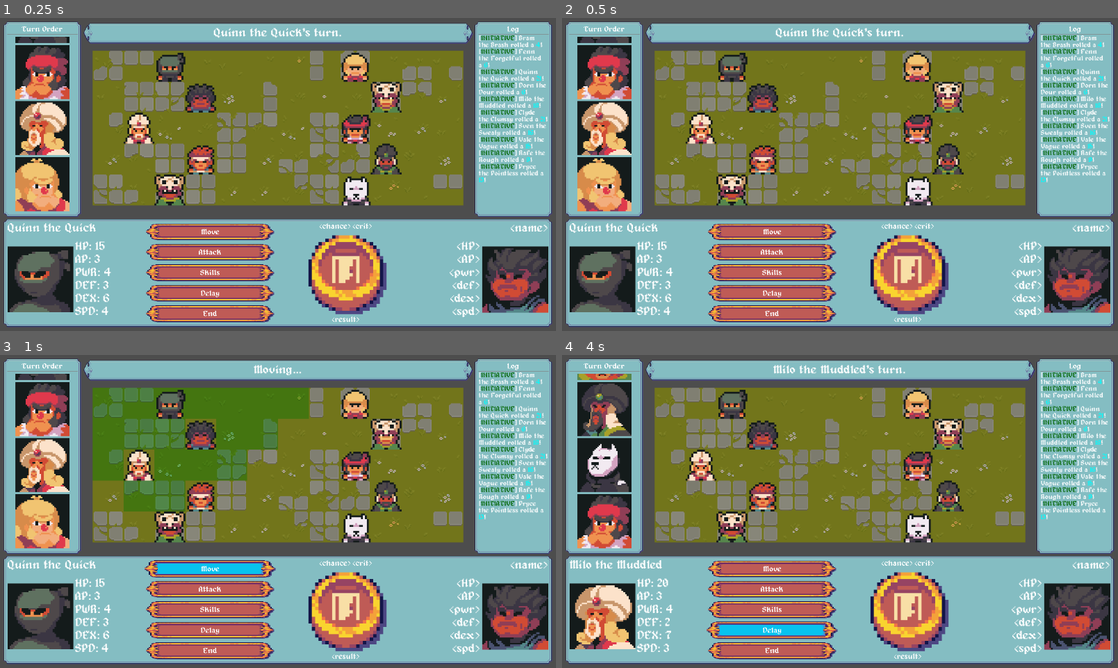
Above: before the commit, frames 1-4 (two rows, left to right).
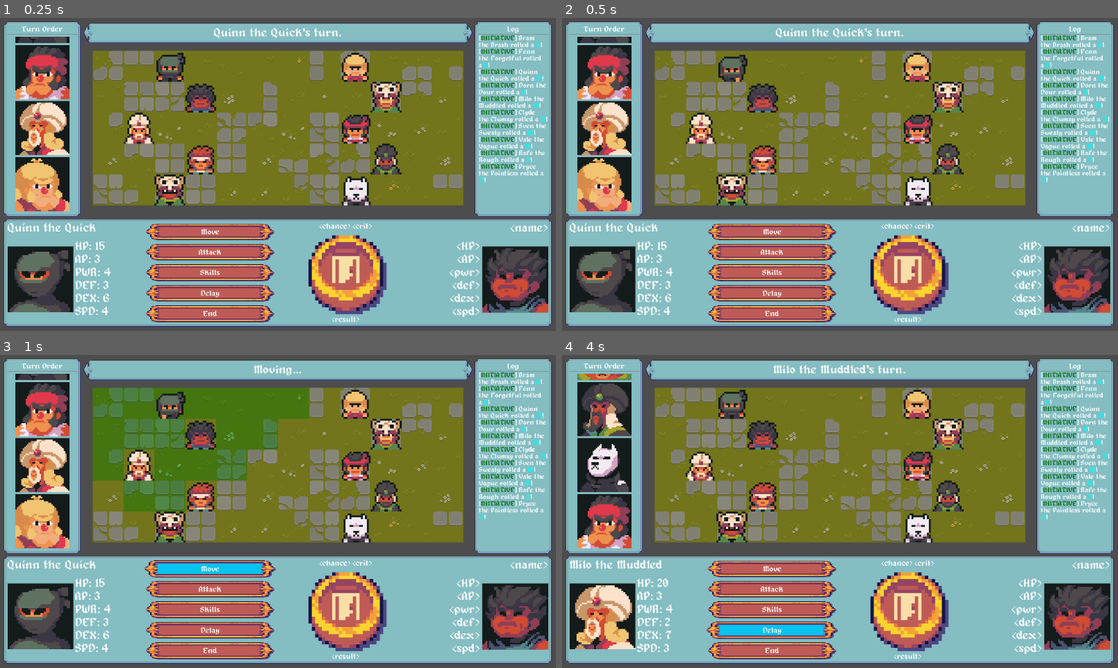
Above: after the commit, the same moments.

Repository: TheOnliestMattastic/Battle-Tactics-Arena
Game: Godot game, scene res://scenes/game.tscn
Same seed, same stepped clock (60 frames per second), same inputs: the game is played once before the commit and once after it.
Inputs (mouse positions are in pixels of both pictures, inside the frame that each line leads up to):
- Up to frame 1 (0.25 s): no input
- Up to frame 2 (0.5 s): no input
- Up to frame 3 (1 s): click (211, 567) at 0.5 s
- Up to frame 4 (4 s): click (773, 589) at 1.25 s; click (773, 608) at 2 s; click (773, 652) at 2.75 s; click (773, 630) at 3.5 s

Frame 1 is identical in both runs. In frame 2, 0.2% of the frame differs, in the area x 28-34%, y 11-21%; in frame 3, 0.2%; in frame 4, 0.3%, in the area x 22-28%, y 30-41%.

Commit message:
Built and configured first unique ability.

Diff:
--- a/resources/brawler_blue.tres
+++ b/resources/brawler_blue.tres
@@ -2,6 +2,7 @@
 
 [ext_resource type="Texture2D" uid="uid://daylhmw7gyq1x" path="res://assets/sprites/chars/brawlerBlue/Faceset.png" id="1_2wcdi"]
 [ext_resource type="Script" uid="uid://h8dpm7kjod7v" path="res://scripts/res/res_ActorData.gd" id="1_b7uan"]
+[ext_resource type="Script" uid="uid://coa45myn0p2l4" path="res://scripts/res/res_AbilityData.gd" id="1_oveh3"]
 [ext_resource type="Texture2D" uid="uid://dx8g4fidsdy25" path="res://assets/sprites/chars/brawlerBlue/SpriteSheet.png" id="2_bioop"]
 
 [resource]
@@ -9,5 +10,6 @@
 name = "Bram the Brash"
 spritesheet = ExtResource("2_bioop")
 faceset = ExtResource("1_2wcdi")
-alignment = "Vanguard"
+alignment = null
+range = 0
 metadata/_custom_type_script = "uid://h8dpm7kjod7v"
--- a/resources/brawler_red.tres
+++ b/resources/brawler_red.tres
@@ -1,6 +1,7 @@
 [gd_resource type="Resource" script_class="ActorData" format=3 uid="uid://bku3wcwl3thpp"]
 
 [ext_resource type="Texture2D" uid="uid://frm0ox8svxum" path="res://assets/sprites/chars/brawlerRed/Faceset.png" id="1_76xik"]
+[ext_resource type="Script" uid="uid://coa45myn0p2l4" path="res://scripts/res/res_AbilityData.gd" id="1_b4l2s"]
 [ext_resource type="Script" uid="uid://h8dpm7kjod7v" path="res://scripts/res/res_ActorData.gd" id="1_h5ovt"]
 [ext_resource type="Texture2D" uid="uid://dgl87xxg0olsn" path="res://assets/sprites/chars/brawlerRed/SpriteSheet.png" id="2_h5ovt"]
 
@@ -9,7 +10,8 @@
 name = "Clyde the Clumsy"
 spritesheet = ExtResource("2_h5ovt")
 faceset = ExtResource("1_76xik")
-alignment = "Flank"
+alignment = null
+range = 0
 max_hp = 20
 def = 4
 metadata/_custom_type_script = "uid://h8dpm7kjod7v"
--- a/resources/fighter_red.tres
+++ b/resources/fighter_red.tres
@@ -1,5 +1,6 @@
 [gd_resource type="Resource" script_class="ActorData" format=3 uid="uid://u0nuwsc4a5o"]
 
+[ext_resource type="Script" uid="uid://coa45myn0p2l4" path="res://scripts/res/res_AbilityData.gd" id="1_8bqds"]
 [ext_resource type="Script" uid="uid://h8dpm7kjod7v" path="res://scripts/res/res_ActorData.gd" id="1_c4ud8"]
 [ext_resource type="Texture2D" uid="uid://dtnjsbdix0ke7" path="res://assets/sprites/chars/fighterRed/Faceset.png" id="1_dqiy0"]
 [ext_resource type="Texture2D" uid="uid://csvwpuf36af6d" path="res://assets/sprites/chars/fighterRed/SpriteSheet.png" id="2_c4ud8"]
@@ -10,6 +11,7 @@
 spritesheet = ExtResource("2_c4ud8")
 faceset = ExtResource("1_dqiy0")
 alignment = "Flank"
+range = null
 max_hp = 20
 pwr = 7
 def = 3
--- a/resources/ninja_black.tres
+++ b/resources/ninja_black.tres
@@ -1,6 +1,7 @@
 [gd_resource type="Resource" script_class="ActorData" format=3 uid="uid://npyyjre4kfre"]
 
 [ext_resource type="Texture2D" uid="uid://xvaredhneb8w" path="res://assets/sprites/chars/ninjaBlack/Faceset.png" id="1_7uc5x"]
+[ext_resource type="Script" uid="uid://coa45myn0p2l4" path="res://scripts/res/res_AbilityData.gd" id="1_ubbjp"]
 [ext_resource type="Script" uid="uid://h8dpm7kjod7v" path="res://scripts/res/res_ActorData.gd" id="1_vutug"]
 [ext_resource type="Texture2D" uid="uid://bcg4yihq0mvi5" path="res://assets/sprites/chars/ninjaBlack/SpriteSheet.png" id="2_iaeln"]
 
@@ -9,9 +10,11 @@
 name = "Quinn the Quick"
 spritesheet = ExtResource("2_iaeln")
 faceset = ExtResource("1_7uc5x")
-alignment = "Vanguard"
+alignment = null
+role = null
 pwr = 4
 def = 3
 dex = 6
 spd = 4
+attack_range = null
 metadata/_custom_type_script = "uid://h8dpm7kjod7v"
--- a/resources/scout_masked.tres
+++ b/resources/scout_masked.tres
@@ -1,8 +1,10 @@
 [gd_resource type="Resource" script_class="ActorData" format=3 uid="uid://cvmd5eo1uvxvj"]
 
 [ext_resource type="Texture2D" uid="uid://mt377b5uvu21" path="res://assets/sprites/chars/scoutMasked/Faceset.png" id="1_4bhcl"]
+[ext_resource type="Script" uid="uid://coa45myn0p2l4" path="res://scripts/res/res_AbilityData.gd" id="1_snehm"]
 [ext_resource type="Script" uid="uid://h8dpm7kjod7v" path="res://scripts/res/res_ActorData.gd" id="1_yjfyb"]
 [ext_resource type="Texture2D" uid="uid://g4lw5e1r3qdn" path="res://assets/sprites/chars/scoutMasked/SpriteSheet.png" id="2_drks0"]
+[ext_resource type="Resource" uid="uid://dvpcblj0cto3p" path="res://resources/snipe_ability.tres" id="2_niv5o"]
 
 [resource]
 script = ExtResource("1_yjfyb")
@@ -10,8 +12,11 @@
 spritesheet = ExtResource("2_drks0")
 faceset = ExtResource("1_4bhcl")
 alignment = "Flank"
+role = null
 pwr = 4
 def = 4
 dex = 6
 spd = 3
+attack_range = null
+abilities = Array[ExtResource("1_snehm")]([ExtResource("2_niv5o")])
 metadata/_custom_type_script = "uid://h8dpm7kjod7v"
--- /dev/null
+++ b/resources/snipe_ability.tres
@@ -0,0 +1,13 @@
+[gd_resource type="Resource" script_class="SnipeAbility" format=3 uid="uid://dvpcblj0cto3p"]
+
+[ext_resource type="Script" uid="uid://dvqgu0gemlvo2" path="res://scripts/res/res_SnipeAbility.gd" id="1_mk48c"]
+
+[resource]
+script = ExtResource("1_mk48c")
+name = "Snipe"
+description = "Attack target with an extra x1.5 damage for each tile between the target and caster.
+"
+ap_cost = 4
+cast_range = 8
+base_pwr = 0.75
+metadata/_custom_type_script = "uid://dvqgu0gemlvo2"
--- a/scenes/actor.tscn
+++ b/scenes/actor.tscn
@@ -1,8 +1,16 @@
 [gd_scene format=3 uid="uid://djhx7tehfjcsx"]
 
 [ext_resource type="Script" uid="uid://dmsibkxw0osh4" path="res://scripts/entities/ent_Actor.gd" id="1_0qi0m"]
+[ext_resource type="Script" uid="uid://coa45myn0p2l4" path="res://scripts/res/res_AbilityData.gd" id="2_0jvkp"]
 [ext_resource type="Texture2D" uid="uid://dx8g4fidsdy25" path="res://assets/sprites/chars/brawlerBlue/SpriteSheet.png" id="2_35erh"]
-[ext_resource type="Script" uid="uid://cuim36c3j6xxr" path="res://scripts/components/cmp_input.gd" id="5_0jvkp"]
+[ext_resource type="Script" uid="uid://h8dpm7kjod7v" path="res://scripts/res/res_ActorData.gd" id="2_w6j74"]
+
+[sub_resource type="Resource" id="Resource_0jvkp"]
+script = ExtResource("2_w6j74")
+alignment = null
+role = null
+attack_range = null
+metadata/_custom_type_script = "uid://h8dpm7kjod7v"
 
 [sub_resource type="RectangleShape2D" id="RectangleShape2D_yvbpl"]
 size = Vector2(14, 14)
@@ -23,7 +31,7 @@
 }
 
 [sub_resource type="Animation" id="Animation_35erh"]
-resource_name = "active"
+resource_name = "active_down"
 loop_mode = 1
 tracks/0/type = "value"
 tracks/0/imported = false
@@ -38,8 +46,56 @@
 "values": [0, 4, 8, 12]
 }
 
+[sub_resource type="Animation" id="Animation_6iqic"]
+resource_name = "active_left"
+loop_mode = 1
+tracks/0/type = "value"
+tracks/0/imported = false
+tracks/0/enabled = true
+tracks/0/path = NodePath("Sprite:frame")
+tracks/0/interp = 1
+tracks/0/loop_wrap = true
+tracks/0/keys = {
+"times": PackedFloat32Array(0, 0.26666668, 0.5, 0.76666665),
+"transitions": PackedFloat32Array(1, 1, 1, 1),
+"update": 1,
+"values": [2, 6, 10, 14]
+}
+
+[sub_resource type="Animation" id="Animation_2pflr"]
+resource_name = "active_right"
+loop_mode = 1
+tracks/0/type = "value"
+tracks/0/imported = false
+tracks/0/enabled = true
+tracks/0/path = NodePath("Sprite:frame")
+tracks/0/interp = 1
+tracks/0/loop_wrap = true
+tracks/0/keys = {
+"times": PackedFloat32Array(0, 0.26666668, 0.5, 0.76666665),
+"transitions": PackedFloat32Array(1, 1, 1, 1),
+"update": 1,
+"values": [3, 7, 11, 15]
+}
+
+[sub_resource type="Animation" id="Animation_2gv2x"]
+resource_name = "active_up"
+loop_mode = 1
+tracks/0/type = "value"
+tracks/0/imported = false
+tracks/0/enabled = true
+tracks/0/path = NodePath("Sprite:frame")
+tracks/0/interp = 1
+tracks/0/loop_wrap = true
+tracks/0/keys = {
+"times": PackedFloat32Array(0, 0.26666668, 0.5, 0.76666665),
+"transitions": PackedFloat32Array(1, 1, 1, 1),
+"update": 1,
+"values": [1, 5, 9, 13]
+}
+
 [sub_resource type="Animation" id="Animation_w6j74"]
-resource_name = "idle"
+resource_name = "idle_down"
 tracks/0/type = "value"
 tracks/0/imported = false
 tracks/0/enabled = true
@@ -53,15 +109,67 @@
 "values": [0]
 }
 
+[sub_resource type="Animation" id="Animation_0jvkp"]
+resource_name = "idle_left"
+tracks/0/type = "value"
+tracks/0/imported = false
+tracks/0/enabled = true
+tracks/0/path = NodePath("Sprite:frame")
+tracks/0/interp = 1
+tracks/0/loop_wrap = true
+tracks/0/keys = {
+"times": PackedFloat32Array(0),
+"transitions": PackedFloat32Array(1),
+"update": 1,
+"values": [2]
+}
+
+[sub_resource type="Animation" id="Animation_yvg0l"]
+resource_name = "idle_right"
+tracks/0/type = "value"
+tracks/0/imported = false
+tracks/0/enabled = true
+tracks/0/path = NodePath("Sprite:frame")
+tracks/0/interp = 1
+tracks/0/loop_wrap = true
+tracks/0/keys = {
+"times": PackedFloat32Array(0),
+"transitions": PackedFloat32Array(1),
+"update": 1,
+"values": [3]
+}
+
+[sub_resource type="Animation" id="Animation_7i7yh"]
+resource_name = "idle_up"
+tracks/0/type = "value"
+tracks/0/imported = false
+tracks/0/enabled = true
+tracks/0/path = NodePath("Sprite:frame")
+tracks/0/interp = 1
+tracks/0/loop_wrap = true
+tracks/0/keys = {
+"times": PackedFloat32Array(0),
+"transitions": PackedFloat32Array(1),
+"update": 1,
+"values": [1]
+}
+
 [sub_resource type="AnimationLibrary" id="AnimationLibrary_w6j74"]
 _data = {
 &"RESET": SubResource("Animation_0qi0m"),
-&"active": SubResource("Animation_35erh"),
-&"idle": SubResource("Animation_w6j74")
+&"active_down": SubResource("Animation_35erh"),
+&"active_left": SubResource("Animation_6iqic"),
+&"active_right": SubResource("Animation_2pflr"),
+&"active_up": SubResource("Animation_2gv2x"),
+&"idle_down": SubResource("Animation_w6j74"),
+&"idle_left": SubResource("Animation_0jvkp"),
+&"idle_right": SubResource("Animation_yvg0l"),
+&"idle_up": SubResource("Animation_7i7yh")
 }
 
 [node name="Actor" type="Area2D" unique_id=1216683743]
 script = ExtResource("1_0qi0m")
+data = SubResource("Resource_0jvkp")
 
 [node name="Sprite" type="Sprite2D" parent="." unique_id=1376264151]
 position = Vector2(8, 8)
@@ -77,9 +185,5 @@
 [node name="AnimPlayer" type="AnimationPlayer" parent="." unique_id=1547184422]
 libraries/ = SubResource("AnimationLibrary_w6j74")
 
-[node name="InputComponent" type="Node" parent="." unique_id=1118900849]
-script = ExtResource("5_0jvkp")
-metadata/_custom_type_script = "uid://cuim36c3j6xxr"
-
-[connection signal="mouse_entered" from="." to="InputComponent" method="_on_actor_mouse_entered"]
-[connection signal="mouse_exited" from="." to="InputComponent" method="_on_actor_mouse_exited"]
+[connection signal="mouse_entered" from="." to="." method="_on_mouse_entered"]
+[connection signal="mouse_exited" from="." to="." method="_on_mouse_exited"]
--- a/scenes/game.tscn
+++ b/scenes/game.tscn
@@ -910,6 +910,7 @@
 
 [connection signal="pressed" from="UI/HUD/baseBox/bottomPanel/innerMargin/contentBox/ActionMenu/actionMenu/moveButton" to="UI" method="_on_move_button_pressed"]
 [connection signal="pressed" from="UI/HUD/baseBox/bottomPanel/innerMargin/contentBox/ActionMenu/actionMenu/attackButton" to="UI" method="_on_attack_button_pressed"]
+[connection signal="pressed" from="UI/HUD/baseBox/bottomPanel/innerMargin/contentBox/ActionMenu/actionMenu/skillsButton" to="." method="_on_skills_button_pressed"]
 [connection signal="pressed" from="UI/HUD/baseBox/bottomPanel/innerMargin/contentBox/ActionMenu/actionMenu/delayButton" to="UI" method="_on_delay_button_pressed"]
 [connection signal="pressed" from="UI/HUD/baseBox/bottomPanel/innerMargin/contentBox/ActionMenu/actionMenu/endButton" to="UI" method="_on_end_button_pressed"]
 [connection signal="cell_pressed" from="UI/GridMap" to="." method="_on_grid_map_cell_pressed"]
--- a/scripts/components/cmp_input.gd
+++ /dev/null
@@ -1,15 +0,0 @@
-class_name InputComponent
-extends Node
-
-# Configs
-@onready var anim_player: AnimationPlayer = $"../AnimPlayer"
-@onready var actor: Actor = $".."
-
-# Mouse
-func _on_actor_mouse_entered() -> void:
-	anim_player.play("active")
-	actor.target = true
-
-func _on_actor_mouse_exited() -> void:
-	anim_player.play("idle")
-	actor.target = false
--- a/scripts/entities/ent_Actor.gd
+++ b/scripts/entities/ent_Actor.gd
@@ -1,4 +1,3 @@
-@tool
 class_name Actor
 extends Area2D
 
@@ -9,14 +8,23 @@
 var target: bool = false
 var delayed: bool = false
 
-# Components
-@onready var input_component: InputComponent = $InputComponent
+func _ready() -> void:
+	if not data: return
+	if data.spritesheet: sprite.set_texture(data.spritesheet)
+	if data.name: self.name = data.name
 
-func _ready() -> void:
-	# null check
-	if not data:
-		return
+func _physics_process(delta: float) -> void:
+	if not Manifest.queue: return
+	if  self == Manifest.queue[0]: anim.play("active_down")
+	elif target: return
+	else: anim.play("idle_down")
 
-	# update spritesheet
-	if data.spritesheet:
-		sprite.set_texture(data.spritesheet)
+func _on_mouse_entered() -> void:
+	if self == Manifest.queue[0]: return
+	anim.play("active_down")
+	target = true
+
+func _on_mouse_exited() -> void:
+	if self == Manifest.queue[0]: return
+	anim.play("idle_down")
+	target = false
--- a/scripts/entities/ent_Cell.gd
+++ b/scripts/entities/ent_Cell.gd
@@ -1,4 +1,3 @@
-@tool
 class_name Cell
 extends BaseButton
 
--- a/scripts/entities/ent_Grid.gd
+++ b/scripts/entities/ent_Grid.gd
@@ -1,4 +1,3 @@
-@tool
 class_name Grid
 extends Node
 
--- /dev/null
+++ b/scripts/res/res_AbilityData.gd
@@ -0,0 +1,14 @@
+class_name AbilityData
+extends Resource
+
+@export var name: String = "Unknown Ability"
+@export_multiline var description: String = ""
+@export var ap_cost: int = 1
+@export var cast_range: int = 1
+@export var base_pwr: float = 1
+
+func execute(caster: Actor, coords: Vector2i) -> Dictionary:
+	var results: Dictionary
+	results["success"] = false
+	results["message"] = "[I AM ERROR] Execute method not overridden!"
+	return results
--- a/scripts/res/res_ActorData.gd
+++ b/scripts/res/res_ActorData.gd
@@ -5,7 +5,8 @@
 @export var name: String = "Hero"
 @export var spritesheet: Texture2D
 @export var faceset: Texture2D
-@export_enum("Vanguard", "Flank") var alignment: String
+@export_enum("Vanguard", "Flank") var alignment
+@export_enum("Damage Dealer", "Defender", "Healer", "Saboteur") var role
 
 @export_group("Stats")
 @export var max_hp: int = 15
@@ -13,3 +14,7 @@
 @export var def: int = 5
 @export var dex: int = 5
 @export var spd: int = 2
+
+@export_group("Traits")
+@export_enum("Melee", "Ranged") var attack_range
+@export var abilities: Array[AbilityData]
--- /dev/null
+++ b/scripts/res/res_SnipeAbility.gd
@@ -0,0 +1,25 @@
+class_name SnipeAbility
+extends AbilityData
+
+@export var modifier: float = 1.5
+
+func execute(caster: Actor, coords: Vector2i) -> Dictionary:
+	# setup
+	var results: Dictionary
+	var target = Manifest.gridmap[coords].occupant
+	if target == null: # return if no target
+		results["success"] = false
+		results["message"] = "Invalid target."
+		return results
+
+	# return if missed
+	results = CombatManager.roll_for_attack(caster, target)
+	if not results["success"]: return results
+
+	# calculate damage
+	var base_damage = int(caster.data.pwr * base_pwr)
+	var caster_coords = Vector2i(caster.position) / GameMaster.CELL_SIZE
+	var distance = caster_coords.distance_to(coords)
+	var total_damage = int(Dice.roll_dice(base_damage, 4) + (distance * modifier))
+	results["damage"] = total_damage
+	return results
--- a/scripts/sys/sys_CombatManager.gd
+++ b/scripts/sys/sys_CombatManager.gd
@@ -5,7 +5,7 @@
 @onready var display_manager: DisplayManager = %UI
 @onready var grid_map: Grid = %GridMap
 
-func roll_for_init(queue: Array[Actor]) -> void:
+static func roll_for_init(queue: Array[Actor]) -> void:
 	for actor in queue:
 		Manifest.combatants[actor]["init"] = Dice.roll_d20() + actor.data.spd
 		Manifest.combatants[actor]["AP"] = min((Manifest.combatants[actor]["AP"] + 3), 5)
@@ -45,7 +45,7 @@
 				if is_friendly == same_alignment: targets.append(target_pos)
 	return targets
 
-func roll_for_attack(attacker: Actor, defender: Actor) -> Dictionary:
+static func roll_for_attack(attacker: Actor, defender: Actor) -> Dictionary:
 	var results: Dictionary
 	var hit_mod = attacker.data.dex
 	var evasion_mod = defender.data.dex + defender.data.spd
@@ -56,9 +56,10 @@
 	results["defender"] = defender
 	results["hit"] = hit_roll
 	results["evasion"] = evasion_roll
+	if not results["success"]: results["message"] = "Missed"
 	return results
 
-func roll_for_damage(attacker: Actor, defender: Actor) -> Dictionary:
+static func roll_for_damage(attacker: Actor, defender: Actor) -> Dictionary:
 	var results: Dictionary
 	var damage_mod = attacker.data.pwr
 	var damage_roll = Dice.roll_dice(damage_mod, 4)
@@ -81,9 +82,9 @@
 		Manifest.combatants[defender]["HP"] = 0
 		game_master.actor_defeated(defender)
 
-func spend_ap(actor: Actor, ammount: int = 1) -> void:
+static func spend_ap(actor: Actor, ammount: int = 1) -> void:
 	if has_enough_ap(actor, ammount): Manifest.combatants[actor]["AP"] = Manifest.combatants[actor]["AP"] - ammount
 	else: print("[I AM ERROR] spend_ap edge was activated!")
 
-func has_enough_ap(actor: Actor, ammount: int = 1) -> bool:
+static func has_enough_ap(actor: Actor, ammount: int = 1) -> bool:
 	return Manifest.combatants[actor]["AP"] >= ammount
--- a/scripts/sys/sys_DisplayManager.gd
+++ b/scripts/sys/sys_DisplayManager.gd
@@ -1,4 +1,3 @@
-@tool
 class_name DisplayManager
 extends Control
 
--- a/scripts/sys/sys_GameMaster.gd
+++ b/scripts/sys/sys_GameMaster.gd
@@ -27,7 +27,7 @@
 
 	for combatant in Manifest.combatants: grid_map.toggle_obstacle(Vector2i(combatant.position) / CELL_SIZE, true)
 
-	combat_manager.roll_for_init(Manifest.queue)
+	CombatManager.roll_for_init(Manifest.queue)
 	display_manager.log_init()
 	toggle_state(State.IDLE)
 
@@ -40,7 +40,8 @@
 # === When User Selects a Cell ===
 func _on_grid_map_cell_pressed(coords: Vector2i) -> void:
 	match current_state:
-		State.IDLE: print('No action selected')
+		State.IDLE:
+			display_manager.log_to_banner('No action selected')
 
 		State.MOVE:
 			# setup
@@ -74,19 +75,25 @@
 			if not target: return display_manager.log_to_banner("No target...")
 
 			# TESTING: AP mechanics; need to move later
-			if not combat_manager.has_enough_ap(attacker): return display_manager.log_to_banner("Not enough AP...")
-			combat_manager.spend_ap(attacker)
+			if not CombatManager.has_enough_ap(attacker): return display_manager.log_to_banner("Not enough AP...")
+			CombatManager.spend_ap(attacker)
 
 			# calculate hit and log
-			var results = combat_manager.roll_for_attack(attacker, target)
+			var results = CombatManager.roll_for_attack(attacker, target)
 			display_manager.log_hit_results(results)
 			if not results.get("success"): return toggle_state(current_state)
 
 			# calculate damage and log
-			var damage = combat_manager.roll_for_damage(attacker, target)
+			var damage = CombatManager.roll_for_damage(attacker, target)
 			display_manager.log_damage_results(damage)
 			combat_manager.apply_damage(damage)
 			toggle_state(State.IDLE)
+
+		State.ABILITY:
+			var caster = Manifest.queue[0]
+			var result = caster.data.abilities[0].execute(caster, coords)
+			if not result["success"]: return display_manager.log_to_banner(result["message"])
+			print(result)
 
 		_: print("[I AM ERROR] Unknown state")
 
@@ -108,6 +115,9 @@
 			grid_map.clear_highlights()
 			display_manager.highlight_range(Manifest.queue[0], current_state)
 			display_manager.log_to_banner("Attacking...")
+		State.ABILITY:
+			grid_map.clear_highlights()
+			display_manager.log_to_banner("Choosing ability")
 
 func actor_defeated(actor: Actor) -> void:
 	var coords := Vector2i(actor.position) / CELL_SIZE
@@ -122,7 +132,7 @@
 		var combatants = get_combatants()
 		Manifest.queue.clear()
 		Manifest.queue.append_array(combatants)
-		combat_manager.roll_for_init(Manifest.queue)
+		CombatManager.roll_for_init(Manifest.queue)
 		display_manager.log_init()
 	display_manager.display_queue(Manifest.queue)
 	toggle_state(State.IDLE)
@@ -142,3 +152,8 @@
 		Manifest.queue[0].delayed = true
 		Manifest.queue.push_back(Manifest.queue.pop_front())
 		toggle_state(State.IDLE)
+
+
+func _on_skills_button_pressed() -> void:
+	if not Manifest.queue[0].data.name == "Vale the Vague": return
+	toggle_state(State.ABILITY)
--- a/scripts/utils/utl_manifest.gd
+++ b/scripts/utils/utl_manifest.gd
@@ -1,4 +1,3 @@
-# manifest.gd
 extends Node
 
 # === Globals ===
Not shown, removed: scripts/components/cmp_input.gd.uid
Not shown, added: scripts/res/res_AbilityData.gd.uid
Not shown, added: scripts/res/res_SnipeAbility.gd.uid
